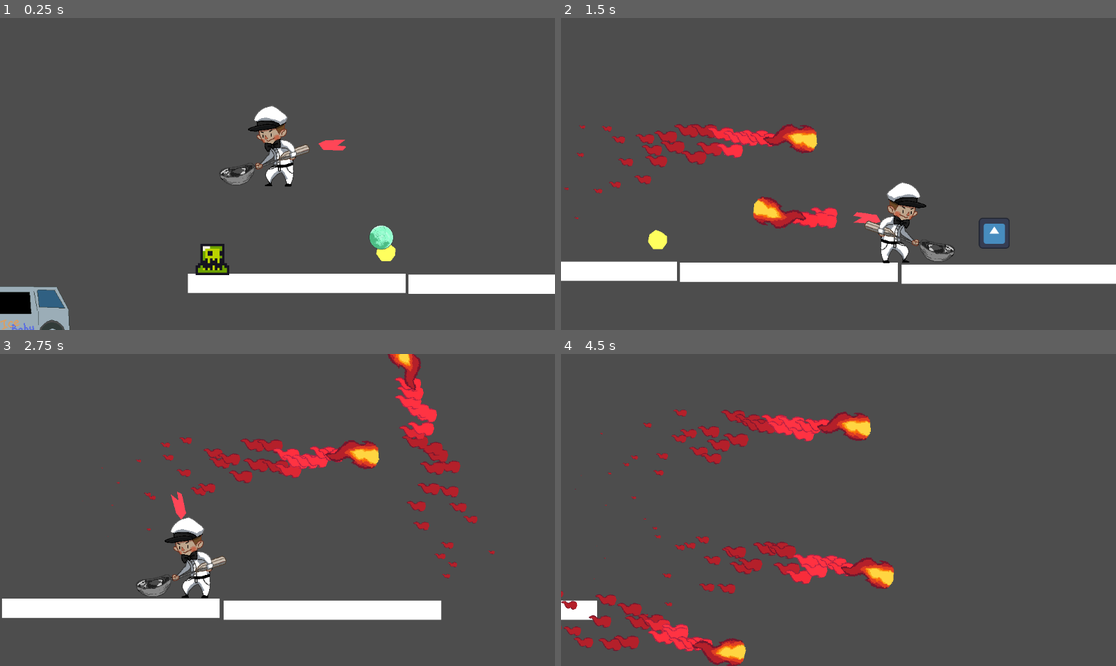
Above: before the commit, frames 1-4 (two rows, left to right).
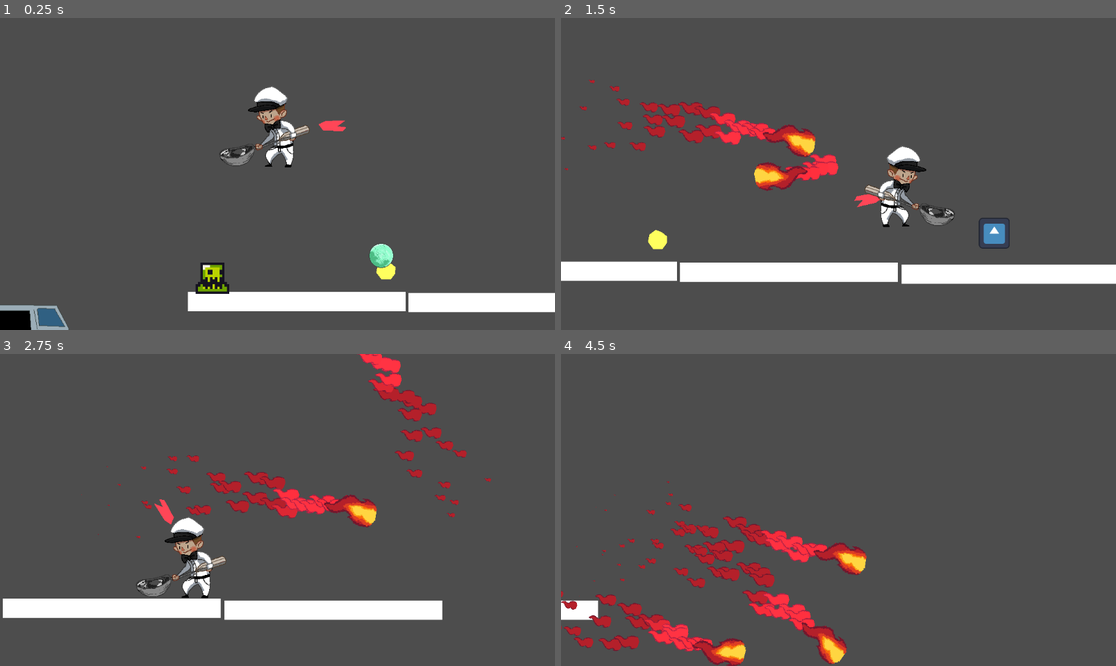
Above: after the commit, the same moments.

Repository: KarlJungtow/Minijam_icecream
Game: Godot game, scene res://scenes/test_level.tscn
Same seed, same stepped clock (60 frames per second), same inputs: the game is played once before the commit and once after it. The engine's default icon, where the game draws it, is replaced by a stand-in: a white triangle on a blue panel in a dark square.
Inputs (mouse positions are in pixels of both pictures, inside the frame that each line leads up to):
- Up to frame 1 (0.25 s): no input
- Up to frame 2 (1.5 s): move the mouse to (960, 158) at 0.52 s; press the mouse at (960, 158) at 0.53 s; hold D (move-right) from 0.53 s (still down); tap W (jump) at 0.77 s; move the mouse to (727, 189) at 1.27 s; release the mouse at (727, 189) at 1.28 s; click (727, 189) at 1.35 s
- Up to frame 3 (2.75 s): tap W (jump) at 1.52 s; move the mouse to (333, 441) at 2.02 s; release D (move-right) at 2.03 s; press the mouse at (333, 441) at 2.03 s; hold A (move-left) from 2.03 s (still down)
- Up to frame 4 (4.5 s): move the mouse to (810, 572) at 2.77 s; release A (move-left) at 2.78 s; release the mouse at (810, 572) at 2.78 s; hold D (move-right) 2.78-4.28 s; click (810, 572) at 2.85 s; tap W (jump) at 3.02, 3.77 s; move the mouse to (1005, 556) at 3.52 s; press the mouse at (1005, 556) at 3.53 s; move the mouse to (672, 463) at 4.27 s; release the mouse at (672, 463) at 4.28 s; hold A (move-left) from 4.28 s (still down); click (672, 463) at 4.35 s

The runs differ from the first frame. In frame 1, 13% of the frame differs, in the area x 0-100%, y 22-100%; in frame 2, 7.7%; in frame 3, 7.8%; in frame 4, 7.8%.

Commit message:
Van gets summoned by 1 scoop

Diff:
--- a/scenes/globals.gd
+++ b/scenes/globals.gd
@@ -4,13 +4,19 @@
 signal player_died
 signal handle_collectable
 @export var score := 0
-
+const SCOOPS_NEEDED = 1
+const VAN = preload("res://mobs/van.tscn")
 func _ready():
 	G.connect("handle_collectable",Callable(self,"score_aa"))
 
 func score_aa():
 	score += 1
 	print("New score: " + str(score))
+	if score == SCOOPS_NEEDED:
+		var new_van = VAN.instantiate()
+		add_child(new_van)
+		new_van.position = Vector2(0, 400)  # Set the desired position here
+		score = 0
 
 func change_level(path):
 	get_tree().change_scene_to_file(path)
--- a/scenes/player.gd
+++ b/scenes/player.gd
@@ -2,12 +2,12 @@
 
 
 const SPEED = 800.0
-const JUMP_VELOCITY = -400.0
+const JUMP_VELOCITY = -800.0
 
 
 const flame_scene = preload("res://scenes/flame.tscn")
 
-var gravity = ProjectSettings.get_setting("physics/2d/default_gravity")
+var gravity = 1.5*ProjectSettings.get_setting("physics/2d/default_gravity")
 
 var using_flamethrower: bool = false
 
@@ -81,6 +81,8 @@
 			$FlameThrowerAnchor/Flames.add_child(instance)
 
 			move_and_slide()
+
+
 func _on_player_detection_box_area_entered(area):
 	if get_tree().get_nodes_in_group("CheckPoint").has(area):
 		start_pos = area.position
